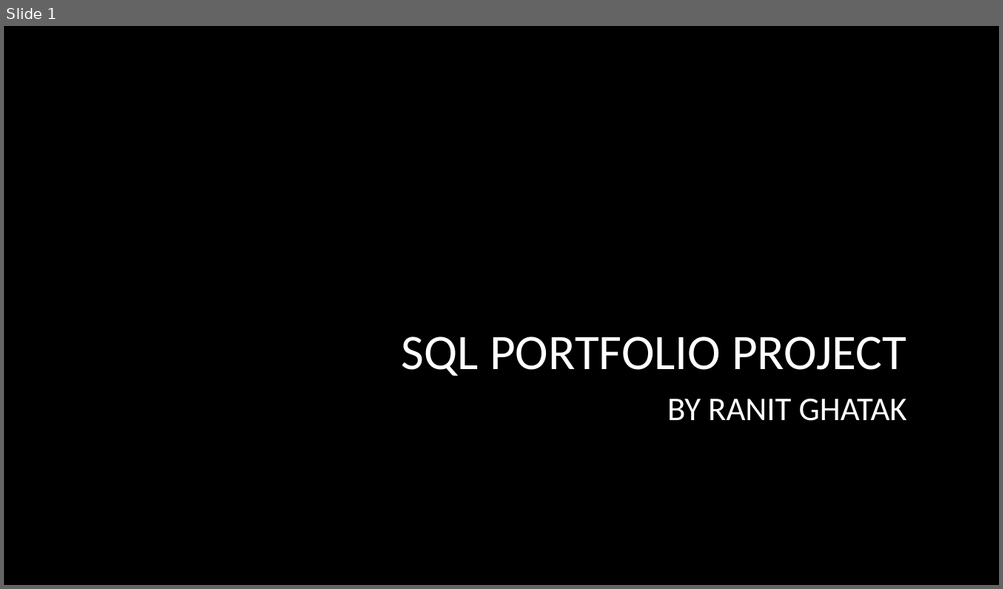
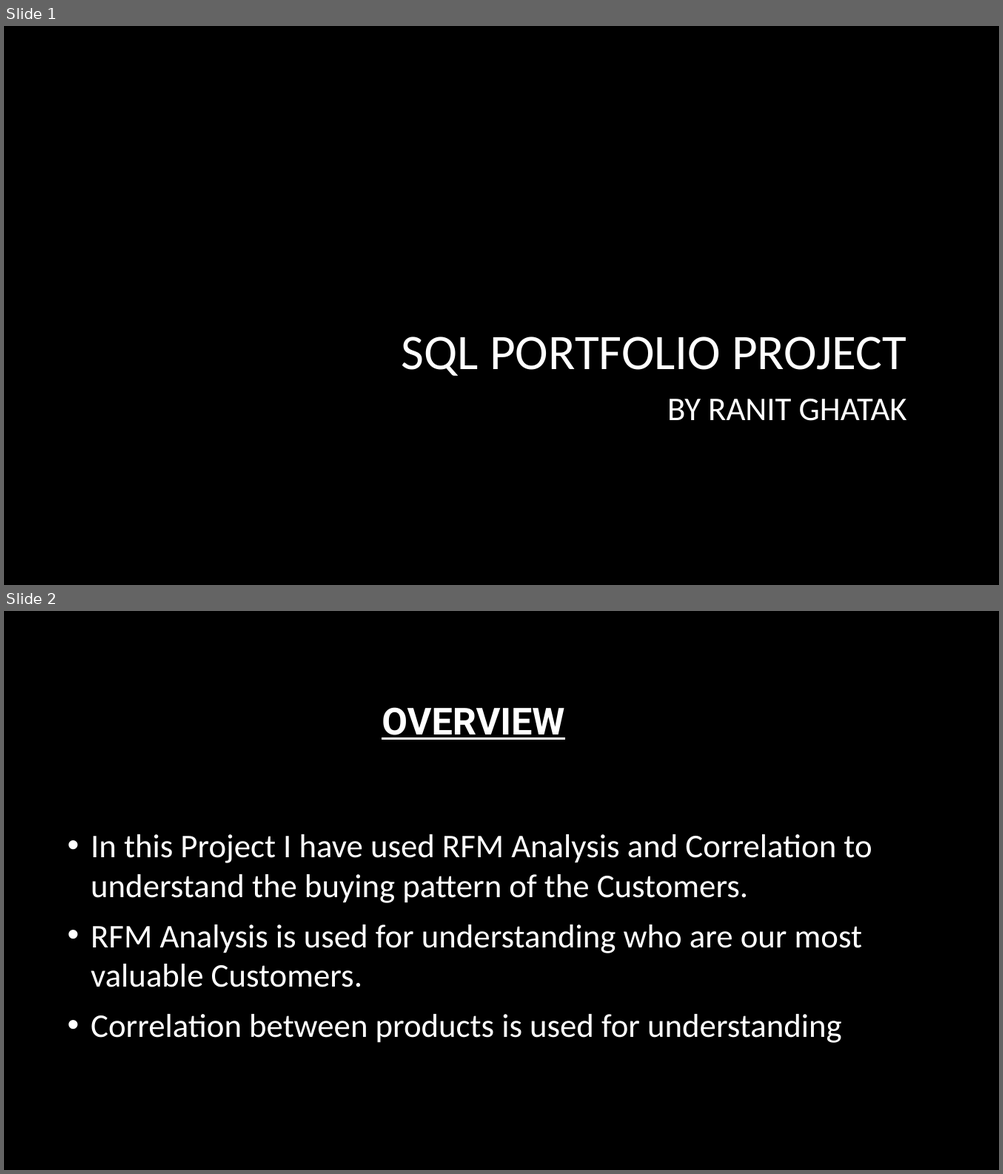
Before and after one commit to Ron-17/Portfolio-Project_SQL, a slide deck: SQL PORTFOLIO PROJECT New.pptm. Shown one above the other, each under a label of ours: slide 1 before the commit, slides 1 and 2 after it. The pictures are 1003x589 and 1003x1174 pixels, drawn with LibreOffice and Linux fonts; fonts in the diff are those of the drawing; background and template pictures are left out. Boxes give left, top, right and bottom in pixels: in the first picture for what was removed or moved away, otherwise in the second. Text is boxed around its words. In the diff, an @@ line names an element or a change of style, - is before the commit and + after.

Commit message:
This is the latest Version

```diff
--- a/SQL PORTFOLIO PROJECT New.pptm
+++ b/SQL PORTFOLIO PROJECT New.pptm
@@ slide 2 added at <box>4,611,999,1170</box>, background picture (left out) @@
@@ title added at <box>381,707,564,740</box>, 36 pt, text #FFFFFF, bold, underline @@
+OVERVIEW
@@ text added at <box>91,834,871,1043</box>, 32 pt, text #FFFFFF @@
+• In this Project I have used RFM Analysis and Correlation to understand the buying pattern of the Customers.
+• RFM Analysis is used for understanding who are our most valuable Customers.
+• Correlation between products is used for understanding
```
Also in this commit, not shown: 5 other slides added, 6 slides removed.
